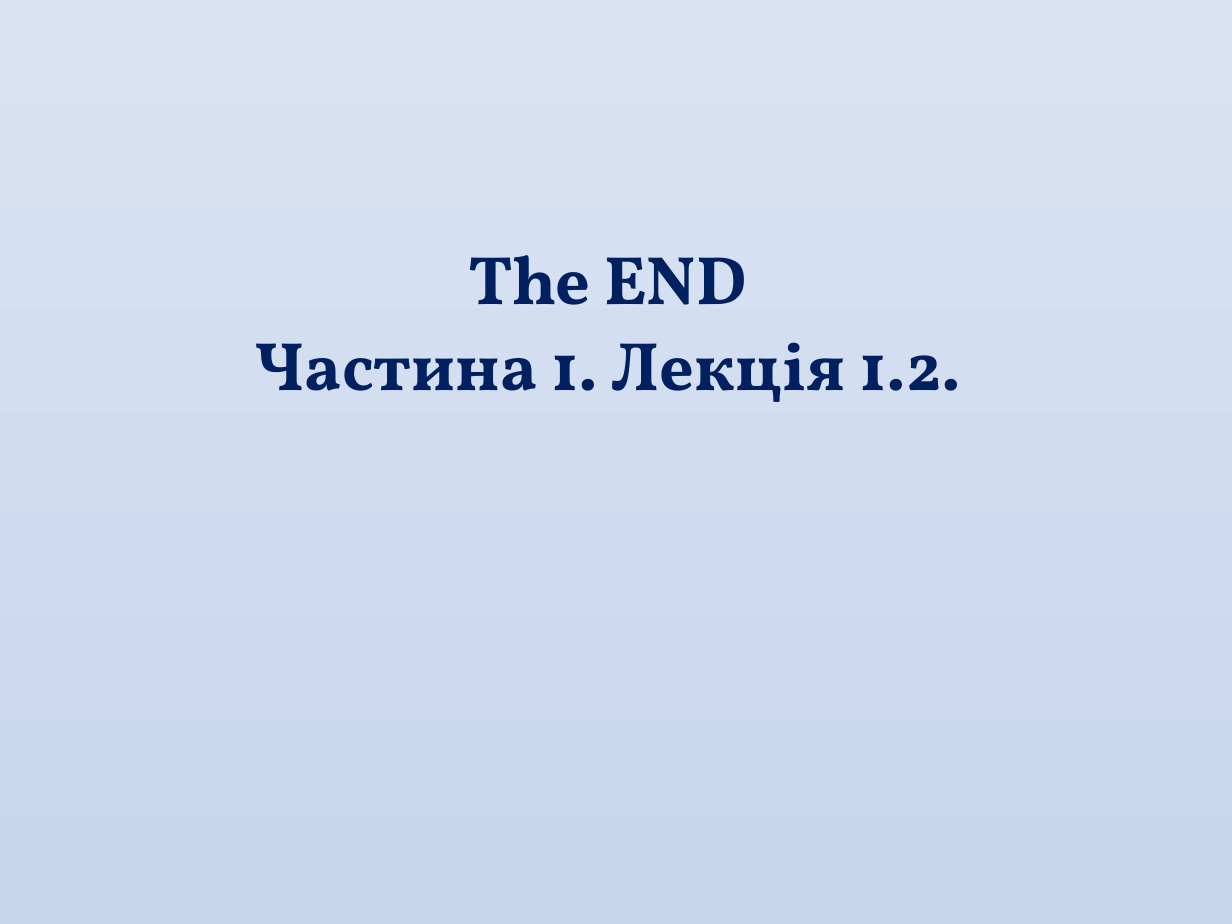
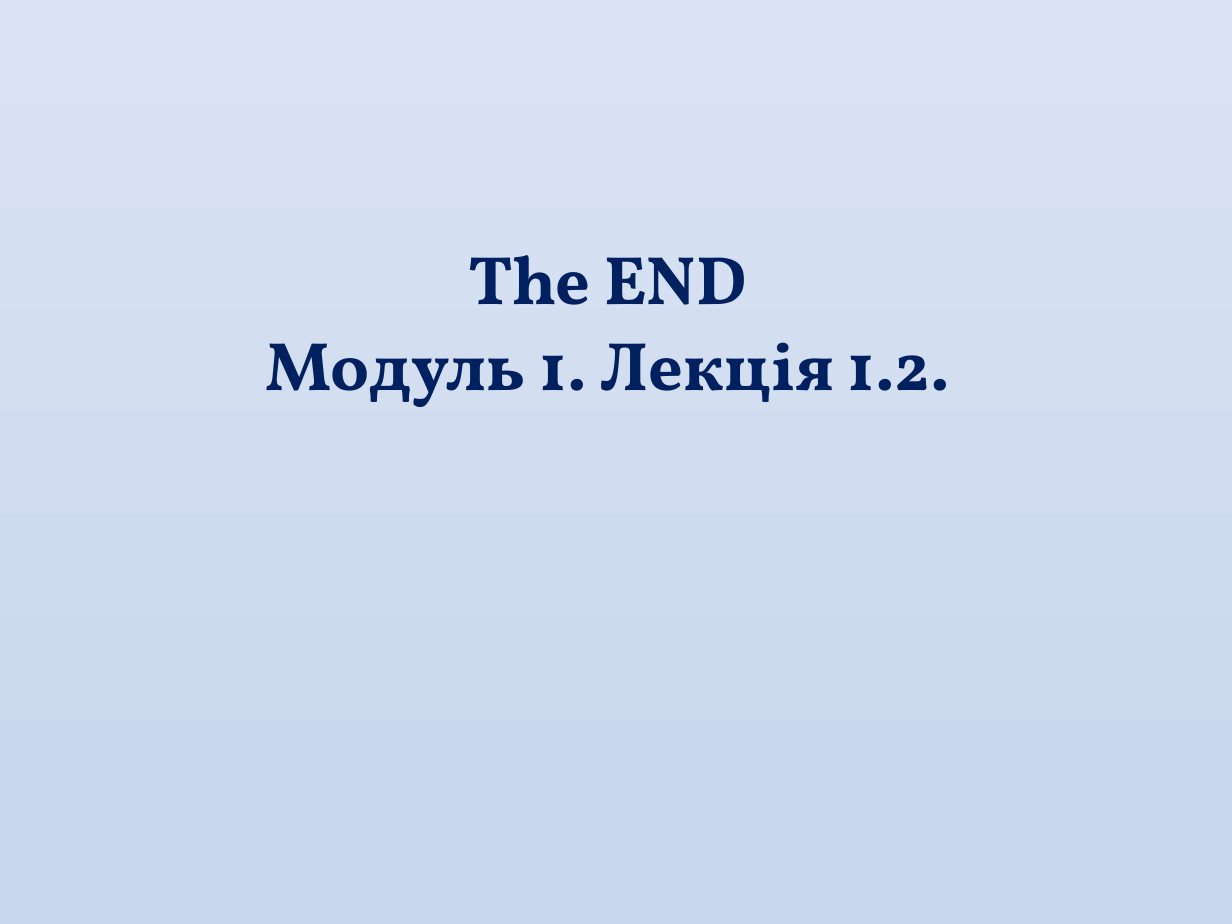
Before and after one commit to eabshkvprof/2024_AI_DL_Systems, a slide deck: slide 23 of Mod_01_/01_02_ML/Lec_01_02_git.pptx (slide 24 before the commit). Drawn at 1232x924 pixels with LibreOffice and Linux fonts; fonts in the diff are those of the drawing. Boxes give left, top, right and bottom in pixels: in the first picture for what was removed or moved away, otherwise in the second. Text is boxed around its words. In the diff, an @@ line names an element or a change of style, - is before the commit and + after.

```diff
--- a/Mod_01_/01_02_ML/Lec_01_02_git.pptx
+++ b/Mod_01_/01_02_ML/Lec_01_02_git.pptx
@@ text at [266,342,950,407]: text changed @@
-Частина 1. Лекція 1.2.
+Модуль 1. Лекція 1.2.
```
Also in this commit, not shown: 1 other slide changed, 1 slide removed, 6 other files.
